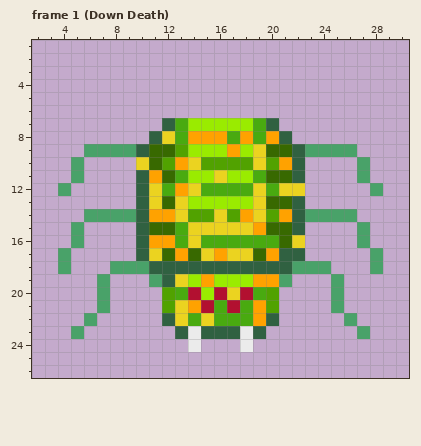
Pixel-art file -- Assets/Resources/Textures/Alien 1.ase. The first picture shows the starting point.
32x32 pixels, 96 frames. Colours within 5 levels of each other are drawn and written as one. Shown: frame 1 (Down Death): x 2..30, y 1..26. The old version is drawn lined up with the new one. The commit also changed other frames, which this record leaves out.
The result:
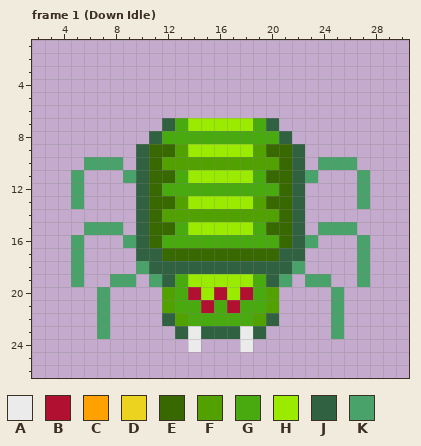
Palette (. is transparent): A #ebebeb  B #b21030  C #ffa200  D #ebd320  E #386900  F #51a200  G #49aa10  H #9aeb00  J #306141  K #49a269
Diff:
whole drawing moved by +0,-2 (the old picture is shown already moved)
Changed rows in their new state; - is an unchanged pixel.
Frame 1 (Down Idle):
first column x 4:
 8 --------G-GGG-G-G--------
 9 --....-------H-F---....--
10 -.KKK-J--FF----F-E--KKK.-
11 -----K-E----H------K-----
12 .K-----E-GG----G-EJ----K.
13 -K-----E-F-----F-------K-
14 --....-EFF--F-FF-E-....--
15 -.KKK-----HHHHHG----KKK.-
16 -----K-EG-G-------JK-----
17 .K-----J-E-EEEE-E------K.
18 .K--..-------------..--K.
19 -K-.KK---G-H---GJ--KK.-K-
20 -------------H-----------
21 ---------GG----G---------
22 --.K-----F-G---F-----K.--
23 -.-K-----------------K-.-
